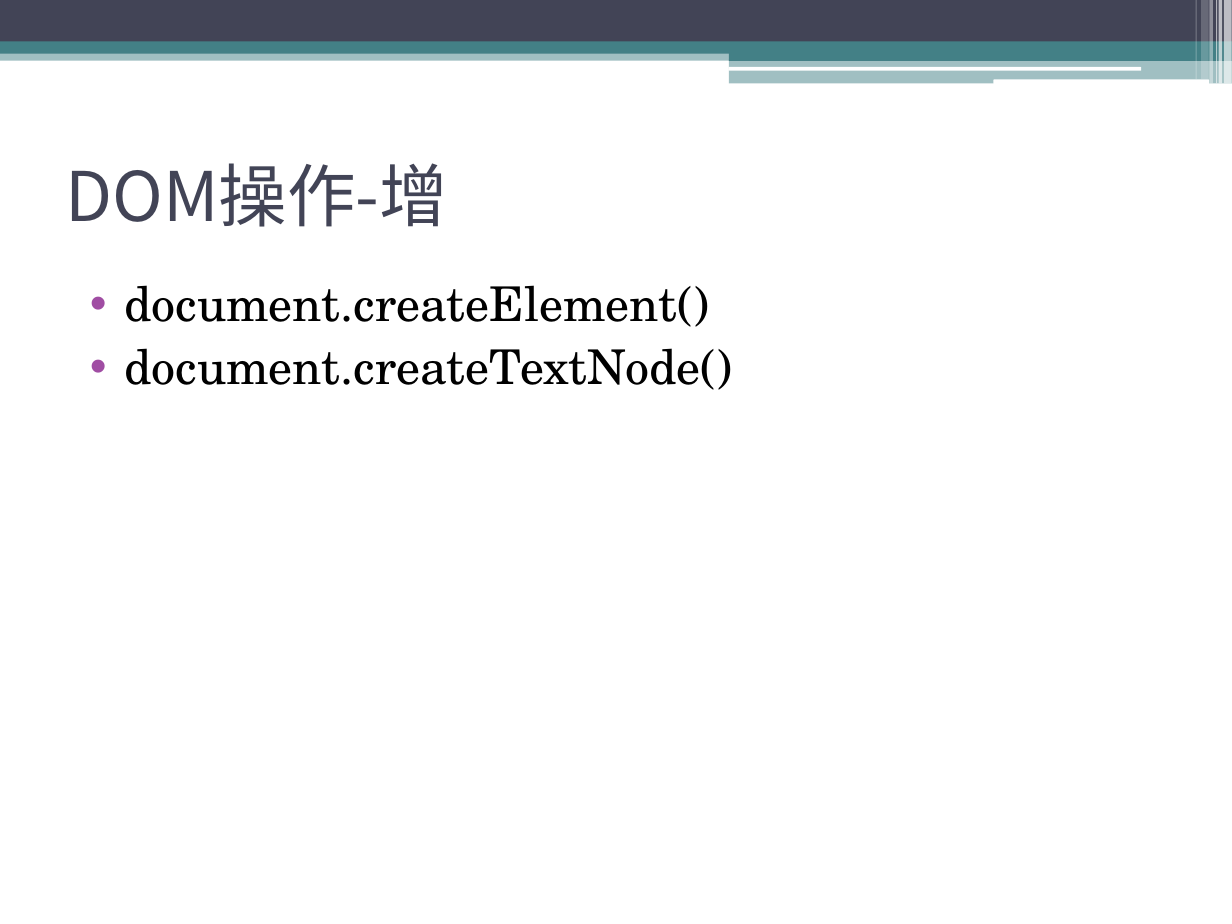
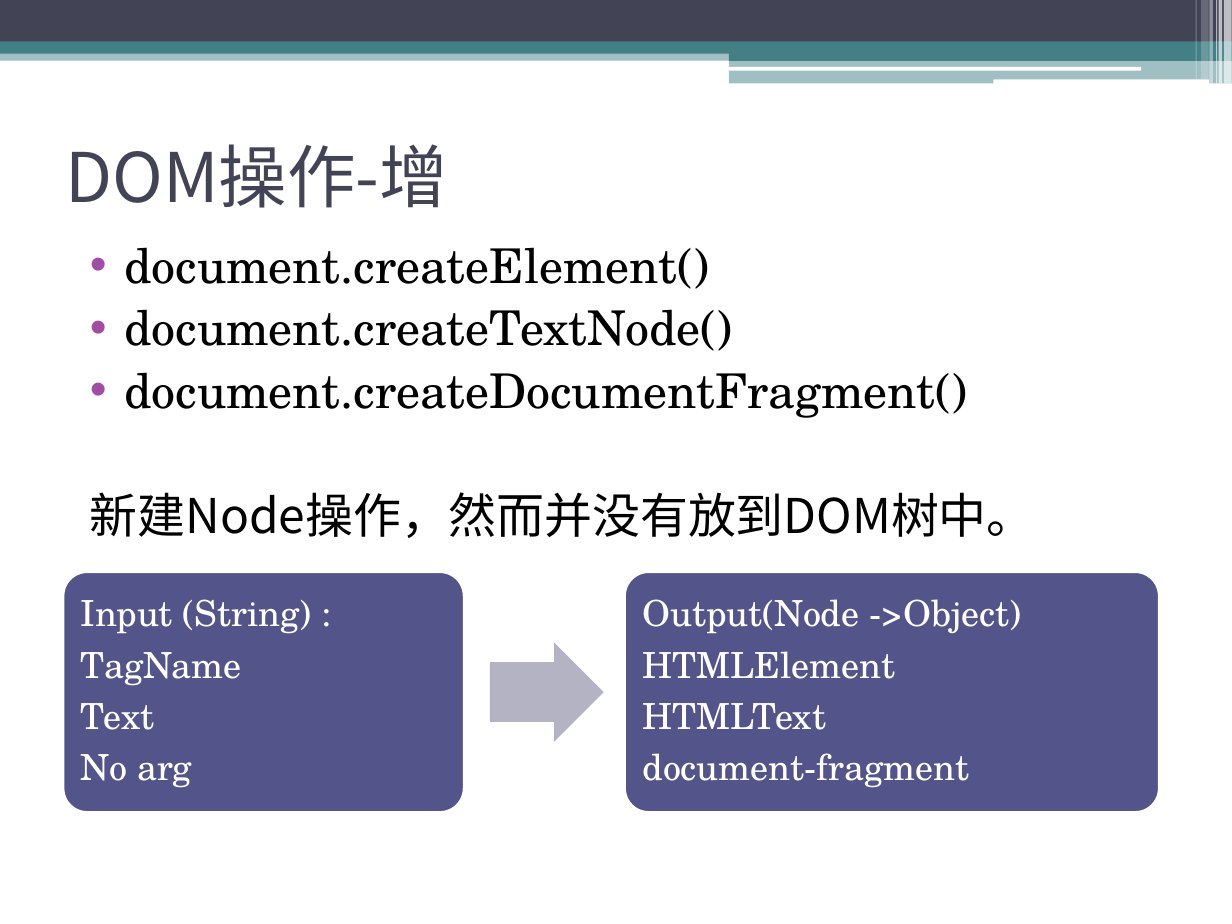
Before and after one commit to sophiazzw/Front_Library, a slide deck: slide 9 of manipulation.pptx. Drawn at 1232x924 pixels with LibreOffice and Linux fonts; fonts in the diff are those of the drawing. Boxes give left, top, right and bottom in pixels: in the first picture for what was removed or moved away, otherwise in the second. Text is boxed around its words. In the diff, an @@ line names an element or a change of style, - is before the commit and + after.

```diff
--- a/manipulation.pptx
+++ b/manipulation.pptx
@@ title "DOM操作-增": place and size @@
-title "DOM操作-增" at <box>65,163,447,227</box>
+title "DOM操作-增" at <box>65,144,447,208</box>
@@ text "document.createElement()": place and size @@
-text "document.createElement()" at <box>124,285,732,390</box>
+text "document.createElement()" at <box>90,247,1035,538</box>
@@ text at <box>90,372,1035,538</box>: paragraphs added @@
+• document.createDocumentFragment()
+新建Node操作，然而并没有放到DOM树中。
@@ group added at <box>63,572,1159,812</box>: 2 rounded rectangles, 2 texts, 1 right arrow @@
+Input (String) :
+TagName
+Text
+No arg
+Output(Node ->Object)
+HTMLElement
+HTMLText
+document-fragment
```
Also in this commit, not shown: 3 other slides changed, 2 slides added, 2 other files.
